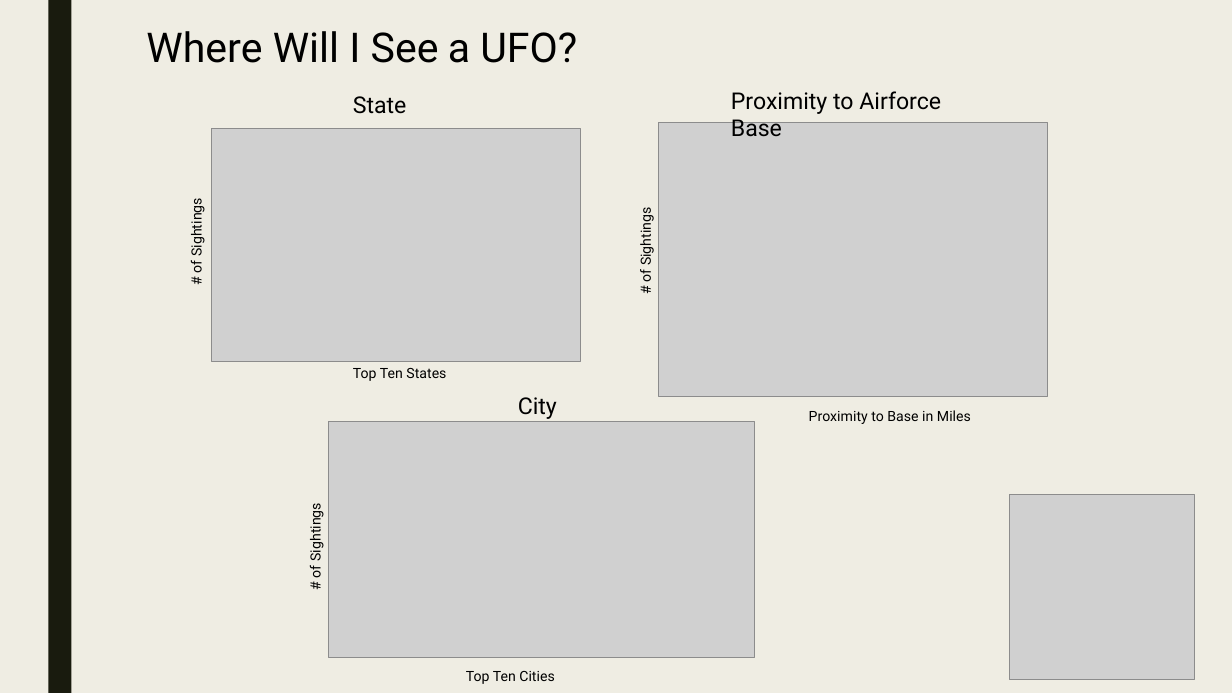
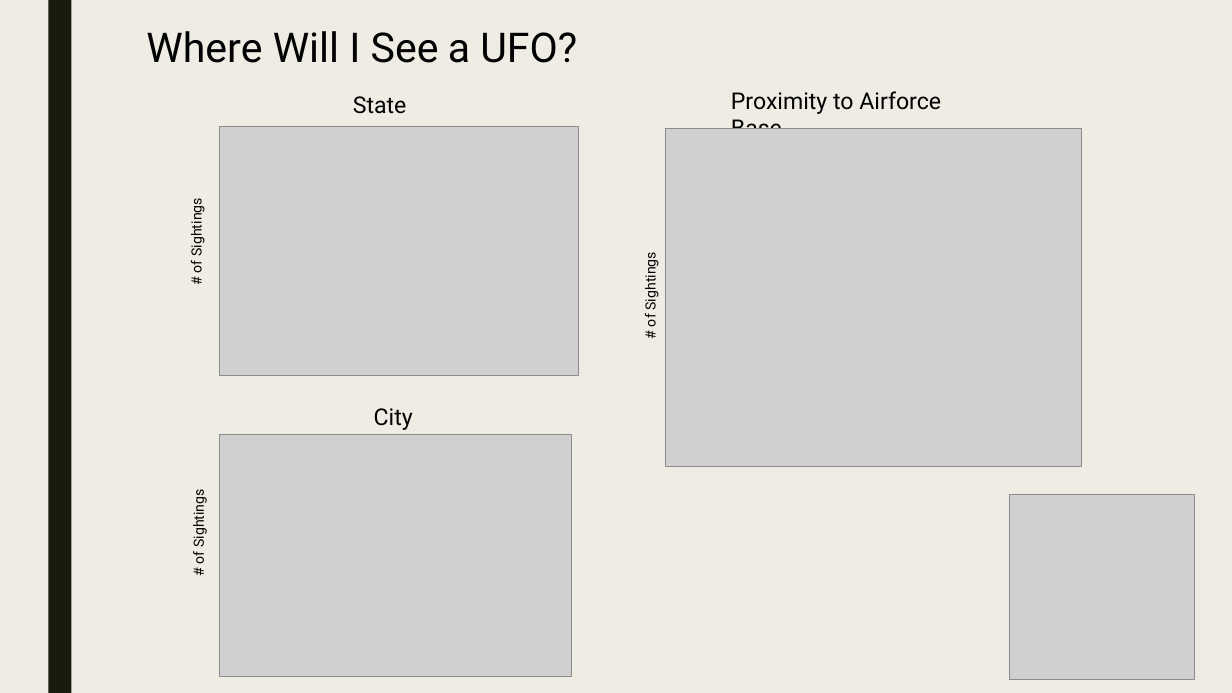
Before and after one commit to Preetikasri/UFO-Sightings-Analysis, a slide deck: slide 7 of ufo_presentation_v3.pptx. Drawn at 1232x693 pixels with LibreOffice and Linux fonts; fonts in the diff are those of the drawing; grey boxes stand for pictures. Boxes give left, top, right and bottom in pixels: in the first picture for what was removed or moved away, otherwise in the second. Text is boxed around its words. In the diff, an @@ line names an element or a change of style, - is before the commit and + after.

```diff
--- a/ufo_presentation_v3.pptx
+++ b/ufo_presentation_v3.pptx
@@ picture resized from (x1=212, y1=129, x2=580, y2=362) to (x1=220, y1=127, x2=579, y2=376) @@
@@ picture resized from (x1=659, y1=122, x2=1048, y2=396) to (x1=666, y1=129, x2=1082, y2=468) @@
@@ text "# of Sightings" moved from (x1=636, y1=212, x2=655, y2=282) to (x1=641, y1=257, x2=660, y2=327) @@
@@ text removed at (x1=353, y1=368, x2=446, y2=381) @@
-Top Ten States
@@ text "# of Sightings" moved from (x1=306, y1=508, x2=325, y2=578) to (x1=189, y1=494, x2=208, y2=564) @@
@@ text "City" moved from (x1=518, y1=397, x2=557, y2=419) to (x1=374, y1=408, x2=413, y2=430) @@
@@ text removed at (x1=809, y1=410, x2=971, y2=424) @@
-Proximity to Base in Miles
@@ picture added at (x1=220, y1=435, x2=572, y2=677) @@
@@ picture removed at (x1=329, y1=421, x2=755, y2=657) @@
@@ text removed at (x1=466, y1=671, x2=554, y2=684) @@
-Top Ten Cities
```
Also in this commit, not shown: 10 other slides changed, 5 slides added.
